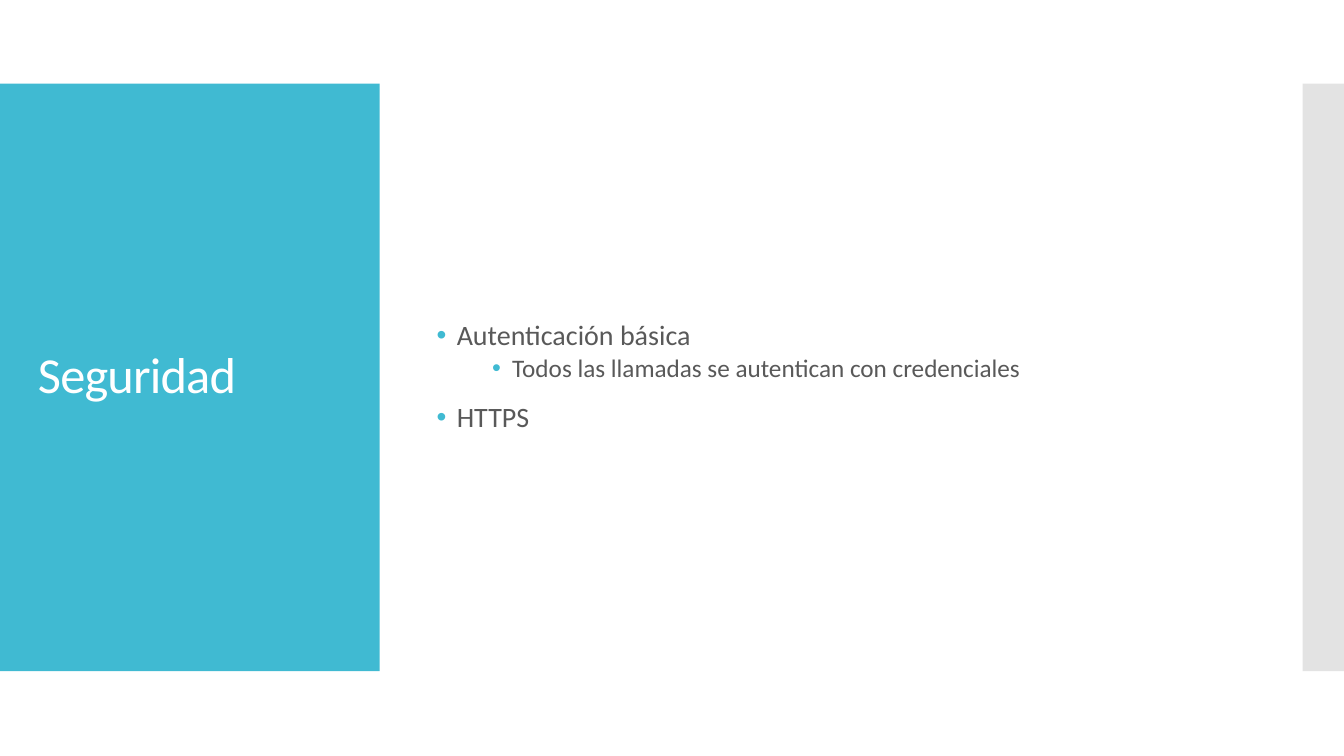
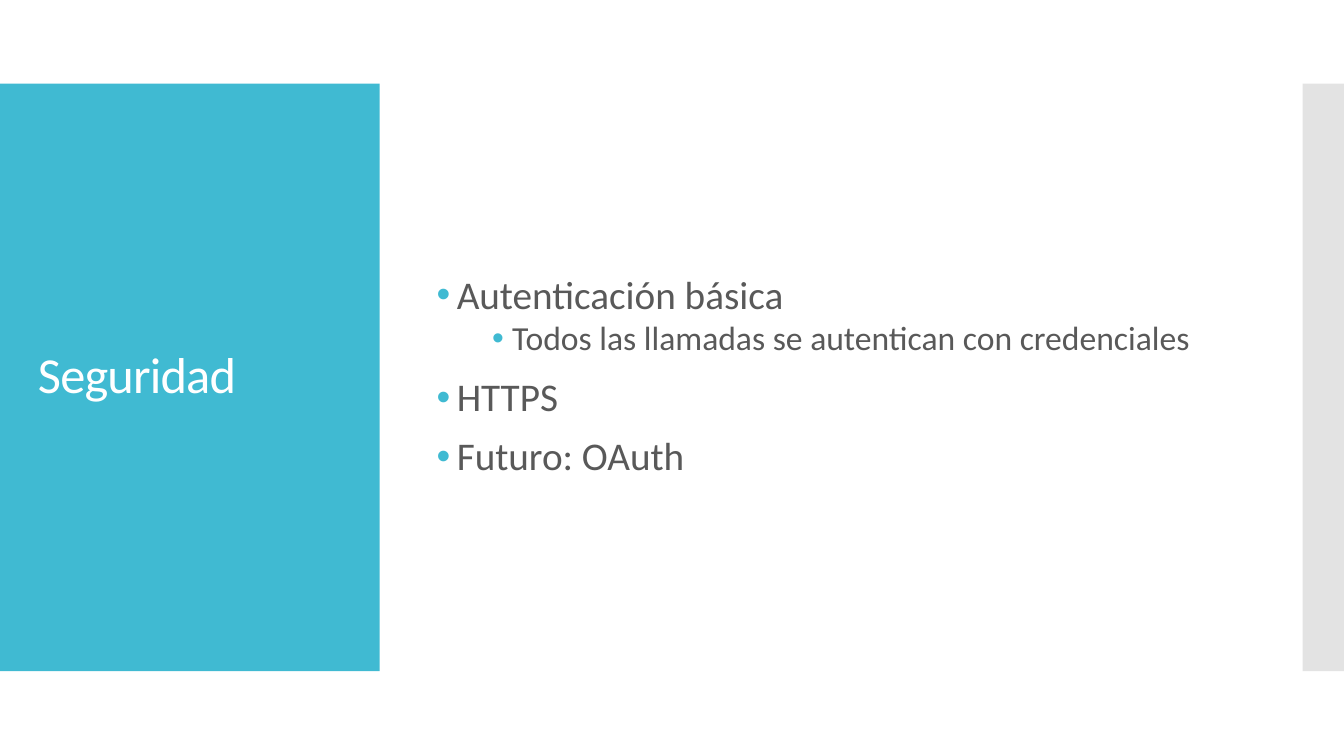
Before and after one commit to dschenkelman/taller-proyectos, a slide deck: slide 7 of Assets/PresentacionTecnica.pptx. Drawn at 1344x756 pixels with LibreOffice and Linux fonts; fonts in the diff are those of the drawing. Boxes give left, top, right and bottom in pixels: in the first picture for what was removed or moved away, otherwise in the second. Text is boxed around its words. In the diff, an @@ line names an element or a change of style, - is before the commit and + after.

```diff
--- a/Assets/PresentacionTecnica.pptx
+++ b/Assets/PresentacionTecnica.pptx
@@ text at bbox=[457, 282, 1190, 411]: size 20 to 28 pt in "Autenticación básica", "HTTPS"; size 18 to 24 pt in "Todos las llamadas se autentican con credenciales" @@
@@ text at bbox=[457, 443, 684, 471]: paragraph added @@
+• Futuro: OAuth
```
Also in this commit, not shown: 4 other slides changed, 1 slide added, 1 slide removed, 1 other file.
